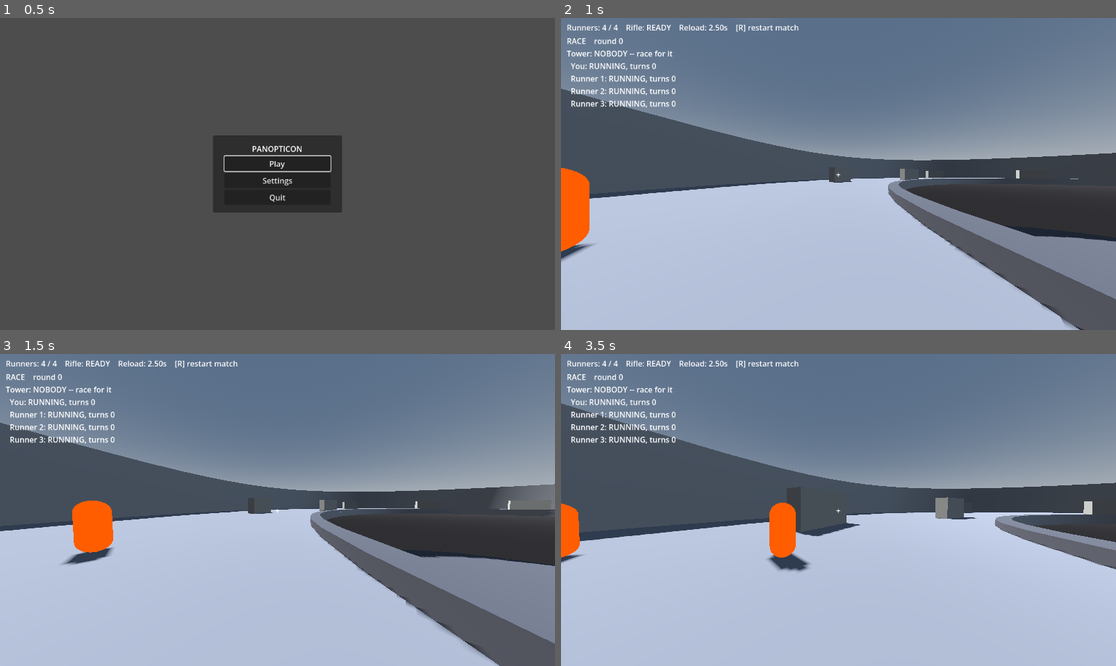
Above: before the commit, frames 1-4 (two rows, left to right).
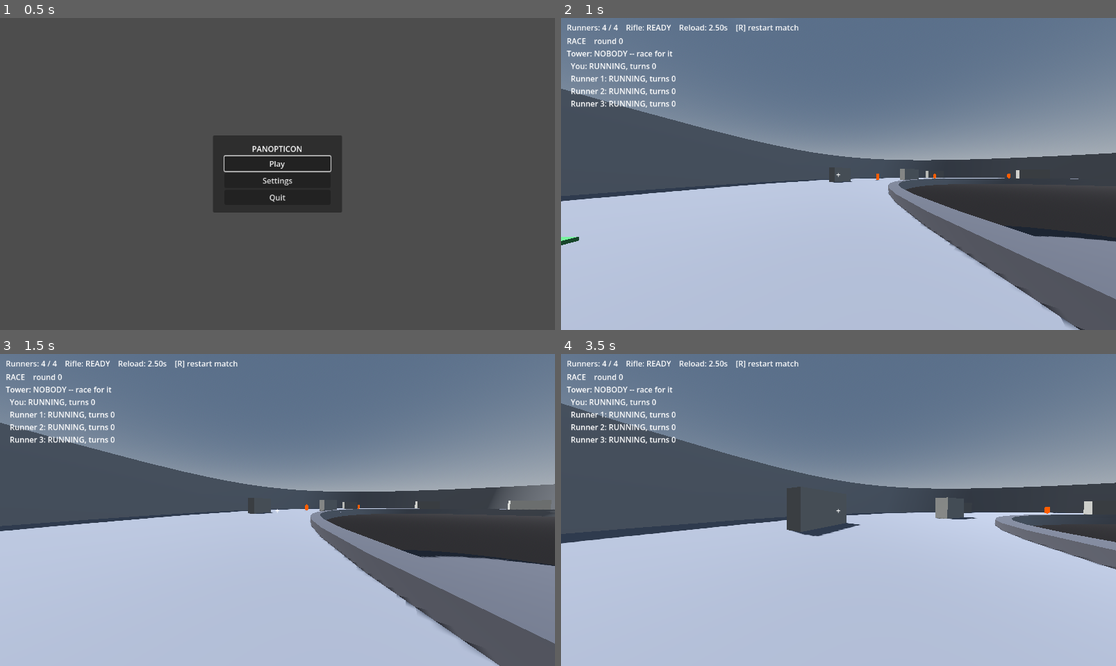
Above: after the commit, the same moments.

Repository: neotechnites/panopticon
Game: Godot game, scene res://scenes/ui/main_menu.tscn
Two runs of this game, one before a commit and one after it. Both use one fixed random seed, a clock stepped at 60 frames per second and the inputs below. Sound files missing from this copy of the repository are replaced by a short silence.
Inputs (mouse positions are in pixels of both pictures, inside the frame that each line leads up to):
- Up to frame 1 (0.5 s): no input
- Up to frame 2 (1 s): click "Play" at 0.5 s
- Up to frame 3 (1.5 s): tap Enter at 1.25 s; move the mouse to (305, 510) at 1.27 s; hold W (move_forward) from 1.28 s (still down); click (305, 510) at 1.35 s
- Up to frame 4 (3.5 s): keep holding W (move_forward); tap Space (jump) at 1.52, 2.27 s; move the mouse to (810, 510) at 2.02 s; tap Shift (sprint) at 2.1 s; move the mouse to (849, 503) at 2.77 s; right-click (849, 503) at 2.85 s

Frame 1 is identical in both runs. In frame 2, 1.3% of the frame differs, in the area x 0-81%, y 48-79%; in frame 3, 1.3%; in frame 4, 1.6%, in the area x 0-89%, y 47-70%.

Commit message:
Equalise the opening race, and make the tiebreak a rule instead of an accident
The harness caught this: the inside lane's arc is 235 m against the outside lane's 352 m,
every racer started at the same angle, and lane 0 won 20 of 20. The race exists precisely
because Ryan ruled the first shooter must not be decided by chance, and a race the inside
lane always wins is worse than chance — it is decided before anyone moves.

Start angles are now computed backwards from the shared finish, so every lane owes the same
235 m and they all still run one direction into the same end pad, the way a staggered track
converges on one line. Measured after: all four finish on the same physics tick, path
lengths within 6 cm over 235 m.

Which exposes the next problem honestly rather than hiding it: four identical bots owing
identical distance is an exact dead heat, and the seat was then falling to whoever got
scored first — seat 0, silently, forever. So arrival_tiebreak is a rule now. SEAT_ORDER is
the default and is exactly today's unstated behaviour, introducing no chance; DRAW_LOT
draws once per placement from a seed. A racer arriving on an earlier tick still wins
outright; only a true dead heat reads the lot. The 80-match lot run splitting 18/20/20/22
is the actual evidence the four lanes are equal — seat order can never show that, because
it can only ever produce a clean sweep.

Default changed deliberately and visibly: the shipped rules now equalise the race. Set
equalise_race_lane_distance to false to play the bug back.

Co-Authored-By: Claude Opus 5 (1M context) <noreply@anthropic.com>
Claude-Session: https://claude.ai/code/session_01XQcaRV7xNKbCLiSVFznt6T

Diff:
--- a/resources/rules/default_match_rules.tres
+++ b/resources/rules/default_match_rules.tres
@@ -20,7 +20,9 @@
 rounds_to_win_match = 1
 turn_count_resets_on_seat_loss = false
 lap_arrival_tolerance = 1.5
-equalise_race_lane_distance = false
+equalise_race_lane_distance = true
+arrival_tiebreak = 0
+arrival_tiebreak_seed = 0
 ghost_behaviour = 0
 ghost_speed_multiplier = 1.0
 ghosts_shootable = false
--- a/scripts/match/match_controller.gd
+++ b/scripts/match/match_controller.gd
@@ -211,6 +211,14 @@
 ## was tuned as rather than a second, quietly different default.
 const DEFAULT_SHOOTER_PROFILE_PATH: String = "res://scenes/bot/default_shooter_profile.tres"
 
+## Physics priority given to the first-scored lap tracker; the rest count up from
+## it. See [method _order_the_scoring].
+##
+## Positive, and deliberately so: a body ticks at the default priority of 0, and
+## every tracker must sample AFTER every body has moved or one racer would be
+## scored a tick stale.
+const TRACKER_PRIORITY_BASE: int = 1
+
 ## Physics frames a freshly placed body spends inert before it is woken.
 ##
 ## Two rather than one because a seat change can be raised from inside a physics
@@ -817,11 +825,60 @@
 		var start_angle: float = _angle_of(_start_point)
 		if equalise and radius > 0.0:
 			# Every racer is left the same number of METRES of their own lane,
-			# so the outer lanes start further round. See
-			# MatchRules.equalise_race_lane_distance for why this is off by
-			# default.
+			# so the outer lanes start further round. The finish does not move:
+			# the arc runs backwards from the shared end marker, so the race is
+			# still one direction into one end pad. See
+			# MatchRules.equalise_race_lane_distance.
 			start_angle = end_angle - RingRunner.TRAVEL_SIGN * (full_arc * shortest / radius)
 		_place_on_lane(participant, radius, start_angle)
+
+	_order_the_scoring(runners)
+
+
+## Decide, before anybody runs, who takes the tower if two of them arrive on the
+## same physics tick.
+##
+## [b]Why this is needed at all[/b]
+##
+## Arrival is resolved the instant it happens -- [signal MatchLapTracker.lap_finished]
+## goes straight to [method _on_participant_arrived], which grants the seat and
+## restarts the round -- so within one tick the first tracker to be processed
+## takes everything and the rest are re-armed before they can report. That is
+## sound: an arrival IS immediate, and a match must not sit on a decision for a
+## frame. It does mean the tie is settled by the processing order rather than by
+## a rule, and until [member MatchRules.equalise_race_lane_distance] equalised
+## the lanes the tie could not arise, so nobody had to name it.
+##
+## Now it arises every race: four identical bodies owing the same distance finish
+## together to the tick. So the order is set here, deliberately, in one place,
+## from [member MatchRules.arrival_tiebreak] -- seat order, which is what the
+## unstated behaviour already was, or a lot. Nothing about the race changes: a
+## racer who arrives on an EARLIER tick is scored on that tick and wins outright
+## whatever the order says. Only a dead heat reads it.
+func _order_the_scoring(runners: Array[MatchParticipant]) -> void:
+	var order: PackedInt32Array = PackedInt32Array()
+	for index: int in runners.size():
+		order.append(index)
+
+	if get_rules().arrival_tiebreak == MatchRules.ArrivalTiebreak.DRAW_LOT:
+		var rng: RandomNumberGenerator = RandomNumberGenerator.new()
+		var lot_seed: int = get_rules().arrival_tiebreak_seed
+		if lot_seed != 0:
+			rng.seed = lot_seed
+		else:
+			rng.randomize()
+		# Fisher-Yates, so every ordering is equally likely and no participant
+		# can be favoured by the shuffle itself.
+		for index: int in range(order.size() - 1, 0, -1):
+			var swap: int = rng.randi_range(0, index)
+			var held: int = order[index]
+			order[index] = order[swap]
+			order[swap] = held
+
+	for rank: int in order.size():
+		var participant: MatchParticipant = runners[order[rank]]
+		if participant.tracker != null:
+			participant.tracker.process_physics_priority = TRACKER_PRIORITY_BASE + rank
 
 
 func _place_on_lane(participant: MatchParticipant, radius: float, start_angle: float) -> void:
--- a/scripts/match/match_rules.gd
+++ b/scripts/match/match_rules.gd
@@ -89,6 +89,28 @@
 	ALL_ARRIVALS,
 }
 
+## Who takes the tower when two runners reach the end on the same tick.
+##
+## Both are implemented. The rule exists because
+## [member equalise_race_lane_distance] creates the dead heat it settles: once
+## every racer owes the same number of metres, a field of identical bodies
+## finishes together to the physics tick, measured, and something has to decide
+## it. Before the lanes were equalised the question could not arise, which is
+## why it was never asked.
+enum ArrivalTiebreak {
+	## The tie goes to the lowest [member MatchParticipant.index]. Today's rule,
+	## and what the match did implicitly before this was written down: nothing
+	## is drawn, nothing is random, and the same seat wins every dead heat.
+	SEAT_ORDER,
+	## The tie is drawn by lot, once per placement, from
+	## [member arrival_tiebreak_seed]. A dead heat is a race in which nobody won,
+	## so there is nothing left to reward; a lot at least spreads the seat across
+	## the field instead of parking it on seat zero. It is NOT the race being
+	## decided by chance -- a racer who arrives on an earlier tick still wins
+	## outright, whatever the lot said.
+	DRAW_LOT,
+}
+
 ## What a prisoner becomes when the rifle takes their last life.
 ##
 ## Today they are simply removed and there is nothing left to be. The other
@@ -311,22 +333,76 @@
 @export_range(0.1, 10.0, 0.1, "or_greater") var lap_arrival_tolerance: float = 1.5
 
 ## Stagger the race's starting angles so every lane is the same length.
-## [b]DEFERRED[/b], default false = every racer starts on the start pad, which is
-## where runners have always started.
-##
-## The problem it addresses is real: at r=38.5 a lap is 235 m and at r=57.5 it is
-## 351 m, so a racer's lane is worth up to a third of the race. The reason it is
-## off by default is that the fix is only a fix for a runner that stays in its
-## lane. A lane is a spawn position, not a rail -- only the baseline [RingRunner]
-## holds a radius, and a human handed the outer lane would simply cut inside and
-## keep the shorter arc as a gift. Equal ARC from a shared start pad is the
-## honest rule for bodies that may run anywhere; equal LENGTH is the honest rule
-## for bodies on rails. The game has both, so this is a question to measure.
-##
-## When true, each racer starts at the angle that leaves them
+## [b]LIVE[/b], default true.
+##
+## [b]The bug it fixes, measured[/b]
+##
+## Off, every racer starts on the start pad and runs a full lap of their own
+## lane, so the lane IS the race. On the shipped radii the four laps are 235.43,
+## 272.12, 311.87 and 351.62 m; walked at one pace they finish 29.35, 33.93,
+## 38.90 and 43.87 simulated seconds in, and the inside lane wins by 4.6 s over
+## the next lane and by 14.5 s over the outside. Twenty headless bot matches
+## returned twenty wins for the racer on r=38.5. The opening race exists to
+## decide the first shooter by running rather than by chance, and a race the
+## inside lane always wins is worse than chance: it is decided before anybody
+## moves, and the tower goes to a seat position rather than to a player.
+##
+## On, each racer starts at the angle that leaves them
 ## [code](full lap arc) * (smallest lane radius)[/code] metres of their own lane
-## to run, so the outer lanes start further round.
-@export var equalise_race_lane_distance: bool = false
+## to run -- the way a running track staggers its starts -- so the outer lanes
+## begin further round. Measured on the shipped radii: 235.43 m each, and all
+## four bots cross on the same physics tick. The finish does not move; every
+## racer still runs one direction the whole way into the same end pad behind the
+## LapDivider, and the innermost lane, which is the one the human holds, still
+## starts on the start pad and still arrives just behind where it set off.
+##
+## [b]What it costs, and why it is on anyway[/b]
+##
+## The stagger is only honest for a body that stays in its lane. A lane is a
+## spawn position, not a rail: only the baseline [RingRunner] holds a radius, and
+## a FREE body handed a staggered outer start can cut to the inner kerb and keep
+## the short arc as a gift. Measured at r=36: the r=57.5 start is 147.4 m from
+## the finish that way against the r=38.5 start's 220.1 m. Equal ARC from a
+## shared pad is the honest rule for bodies that may run anywhere; equal LENGTH
+## is the honest rule for bodies on rails.
+##
+## It is on because of who is actually on the ring. [MatchController] fields one
+## human at most, in participant slot 0, which takes [member lane_radii] entry 0;
+## with the shipped ascending radii that is the smallest radius, the largest arc,
+## no stagger at all and the least on offer for leaving the lane. Every staggered
+## lane is a railed bot. The day a second human can race -- or the day
+## [member lane_radii] is authored in any order but ascending -- this rule is
+## exploitable and the question has to be measured again, which is what the
+## switch is for.
+@export var equalise_race_lane_distance: bool = true
+
+## Who takes the tower when two runners reach the end on the same tick.
+## [b]LIVE[/b], default [constant ArrivalTiebreak.SEAT_ORDER] = the lowest
+## participant index, which is what the match already did without saying so.
+##
+## [member equalise_race_lane_distance] is what makes this a live question: with
+## every racer owing the same distance, a field of identical bots finishes
+## together to the tick -- measured, four for four -- and the seat then falls to
+## whoever is scored first, which is seat zero, every time. That is a smaller
+## unfairness than the one the stagger removed and it is not the same one; no
+## amount of running changes it.
+##
+## [constant ArrivalTiebreak.DRAW_LOT] is the alternative, and the only way the
+## harness can show that the four lanes really are equal: identical bots dead-
+## heat, so an even spread of the tower across the field is the evidence, and
+## seat order can only ever produce a clean sweep for seat zero. It is not the
+## default because a lot is chance and the first shooter is not supposed to be
+## decided by chance -- but a dead heat is a race nobody won, so there is nothing
+## left to reward.
+@export var arrival_tiebreak: ArrivalTiebreak = ArrivalTiebreak.SEAT_ORDER
+
+## Seed for [constant ArrivalTiebreak.DRAW_LOT]. [b]LIVE[/b], default 0 = seed
+## from entropy, exactly as [member ai_shooter_aim_seed] reads it.
+##
+## Non-zero makes the lot replayable, which a sweep comparing two rule sets wants
+## and a sweep measuring the spread of the seat does not. Inert under
+## [constant ArrivalTiebreak.SEAT_ORDER], which draws nothing.
+@export var arrival_tiebreak_seed: int = 0
 
 # --- Ghosts -------------------------------------------------------------------
 
